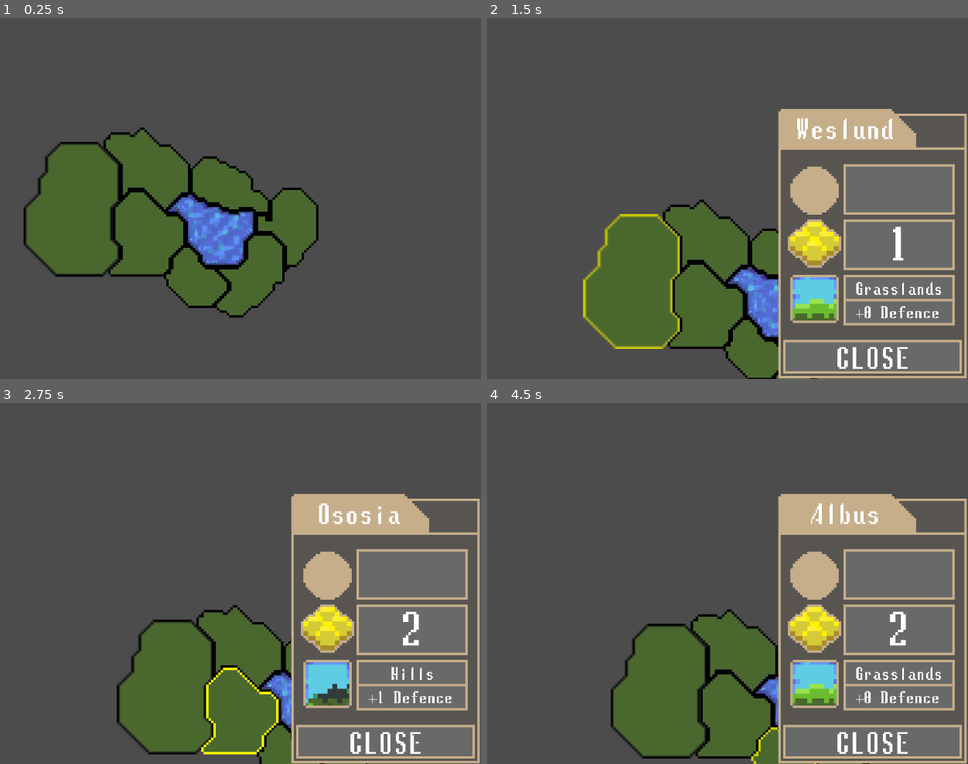
Above: before the commit, frames 1-4 (two rows, left to right).
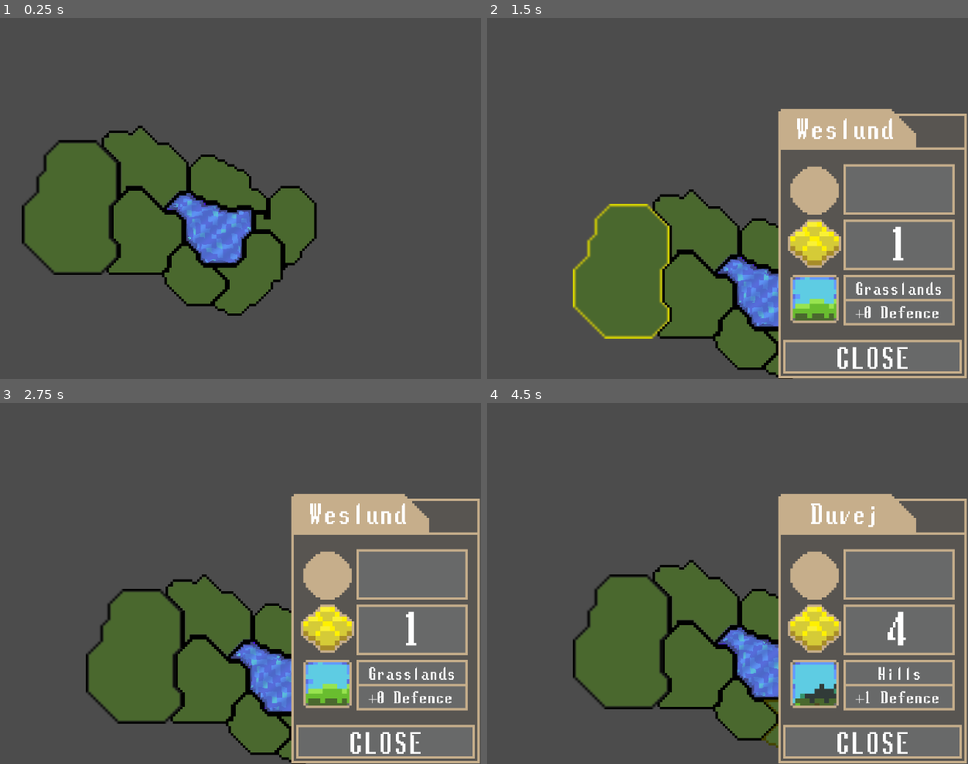
Above: after the commit, the same moments.

Repository: Raelr/StrategyGame
Game: Godot game, scene res://Scenes/World.tscn
The game is run twice, just before and just after one commit, with the same random seed, the same clock (stepped at 60 frames per second) and the same inputs.
Inputs (mouse positions are in pixels of both pictures, inside the frame that each line leads up to):
- Up to frame 1 (0.25 s): no input
- Up to frame 2 (1.5 s): tap Enter at 0.5 s; move the mouse to (583, 230) at 0.52 s; press the mouse at (583, 230) at 0.53 s; move the mouse to (621, 274) at 1.27 s; release the mouse at (621, 274) at 1.28 s; click (621, 274) at 1.35 s
- Up to frame 3 (2.75 s): move the mouse to (230, 702) at 2.02 s; press the mouse at (230, 702) at 2.03 s
- Up to frame 4 (4.5 s): move the mouse to (727, 648) at 2.77 s; release the mouse at (727, 648) at 2.78 s; click (727, 648) at 2.85 s; move the mouse to (814, 670) at 3.52 s; press the mouse at (814, 670) at 3.53 s; move the mouse to (785, 760) at 4.27 s; release the mouse at (785, 760) at 4.28 s; click (785, 760) at 4.35 s

The runs differ from the first frame. In frame 1, 3.8% of the frame differs, in the area x 4-67%, y 29-84%; in frame 2, 5.9%; in frame 3, 12%; in frame 4, 15%, in the area x 17-95%, y 27-100%.

Commit message:
Cleaned up some code and made it less verbose.

Diff:
--- a/Scenes/World.tscn
+++ b/Scenes/World.tscn
@@ -228,7 +228,7 @@
 
 [node name="Camera2D" parent="." instance=ExtResource( 25 )]
 mouse_offset = Vector2( 20, 20 )
-friction = Vector2( 0.25, 0.25 )
+friction = Vector2( 1, 1 )
 move_speed = 5.0
 max_distance = 50.0
 
--- a/Scripts/RTSCamera.gd
+++ b/Scripts/RTSCamera.gd
@@ -6,41 +6,36 @@
 export (float) var max_distance
 
 const VELOCITY_DELTA = 0.01
-const MAX_ACCELERATION = 100
+const MAX_ACCELERATION = 50
 
 onready var screen = get_viewport().size
 onready var velocity = Vector2(0,0)
 onready var max_dist = Vector2(position.x + max_distance, position.y + max_distance)
 onready var min_dist = Vector2(position.x - max_distance, position.y - max_distance)
 
-func above_threshold_x(mouse_pos):
-	return mouse_pos.x > screen.x - mouse_offset.x
+func above_threshold(pos, threshold):
+	return pos > threshold
 
-func below_threshold_x(mouse_pos):
-	return mouse_pos.x < mouse_offset.x
-
-func above_threshold_y(mouse_pos):
-	return mouse_pos.y > screen.y - mouse_offset.y
-
-func below_threshold_y(mouse_pos):
-	return mouse_pos.y < mouse_offset.y
+func below_threshold(pos, threshold):
+	return pos < threshold
 
 func _process(delta):
-	position = position.linear_interpolate(adjust_velocity(), delta)
+		position = position.linear_interpolate(adjust_velocity(), delta)
 
 func adjust_velocity():
 	var mouse = get_viewport().get_mouse_position()
 
-	if above_threshold_x(mouse):
+	if above_threshold(mouse.x, screen.x - mouse_offset.x):
 		velocity.x += move_speed
-	if below_threshold_x(mouse):
+	if below_threshold(mouse.x, mouse_offset.x):
 		velocity.x -= move_speed
-	if above_threshold_y(mouse):
+	if above_threshold(mouse.y, screen.y - mouse_offset.y):
 		velocity.y += move_speed
-	if below_threshold_y(mouse):
+	if below_threshold(mouse.y, mouse_offset.y):
 		velocity.y -= move_speed
 
-	apply_friction()
+	velocity.x = apply_friction(velocity.x, friction.x)
+	velocity.y = apply_friction(velocity.y, friction.y)
 
 	velocity = Vector2(clamp(velocity.x, -MAX_ACCELERATION, MAX_ACCELERATION), clamp(velocity.y, -MAX_ACCELERATION, MAX_ACCELERATION))
 
@@ -51,12 +46,10 @@
 
 	return Vector2(clamp((position.x + velocity.x), min_dist.x, max_dist.x), clamp((position.y + velocity.y), min_dist.y, max_dist.y))
 
-func apply_friction():
-	if velocity.x > 0:
-		velocity.x -= friction.x
-	elif velocity.x < 0:
-		velocity.x += friction.x
-	if velocity.y > 0:
-		velocity.y -= friction.y
-	elif velocity.y < 0:
-		velocity.y += friction.y
+func apply_friction(v_dimension, friction):
+
+	if v_dimension > 0:
+		v_dimension -= friction
+	elif v_dimension < 0:
+		v_dimension += friction
+	return v_dimension
--- a/project.godot
+++ b/project.godot
@@ -21,7 +21,6 @@
 
 [display]
 
-window/vsync/use_vsync=false
 window/stretch/mode="viewport"
 window/stretch/aspect="expand"
 
